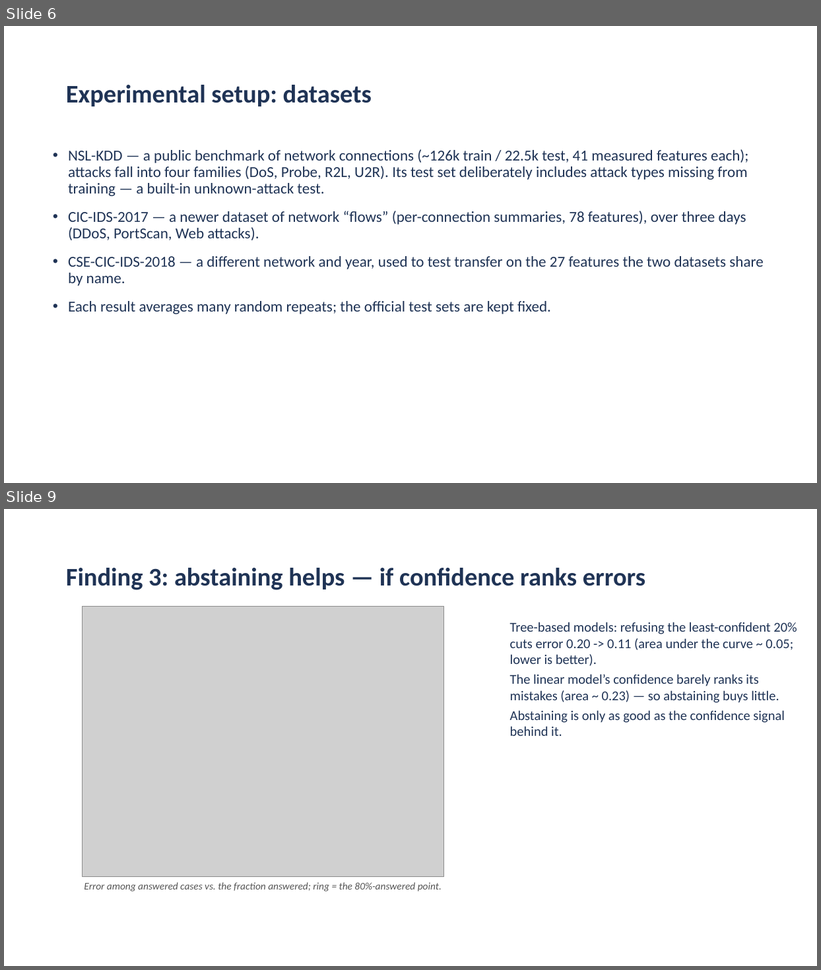
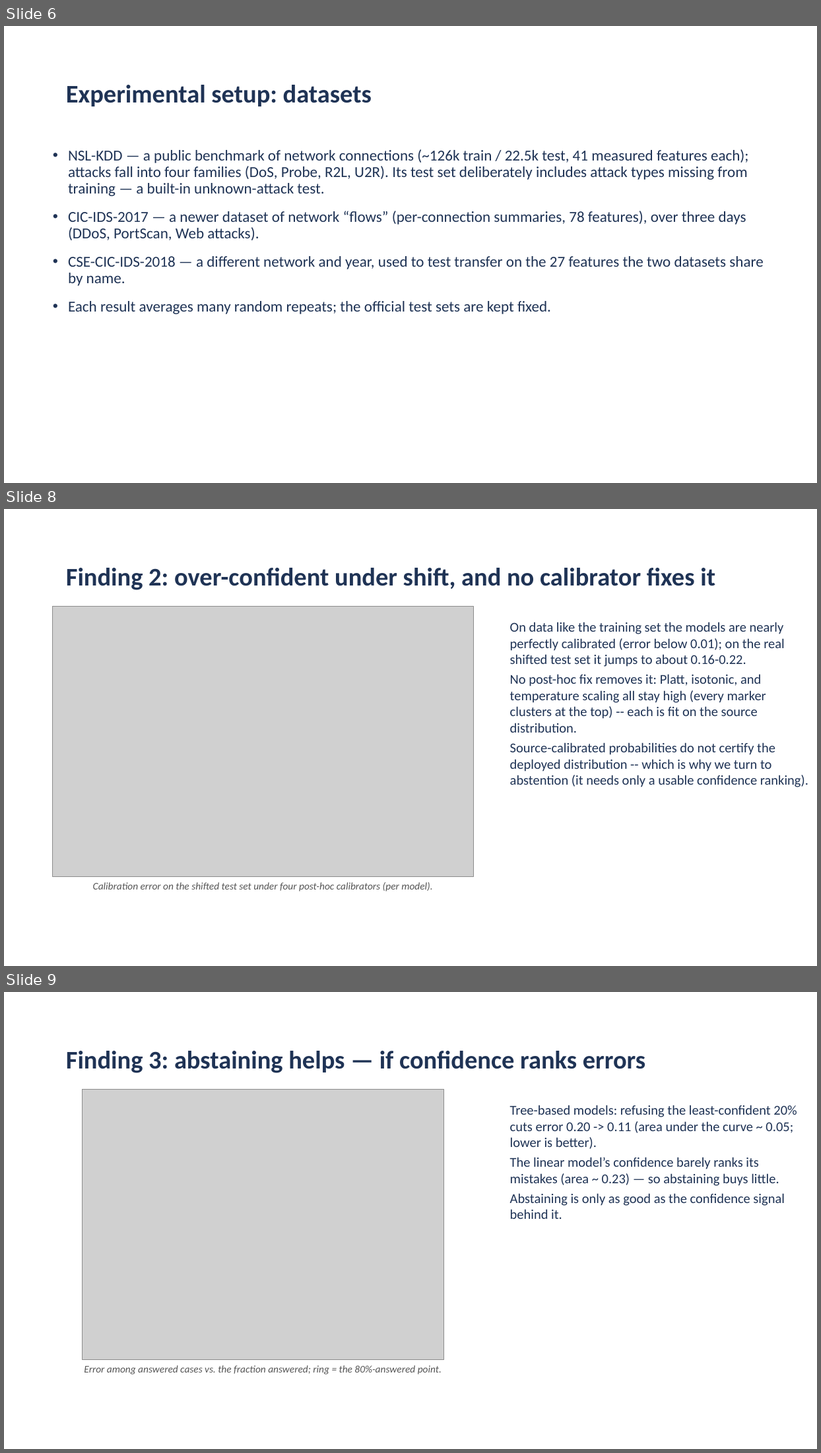
Before and after one commit to aiparallel0/chaoscrypt, a slide deck: papers/paper2-ids-selective/presentation.pptx. Shown one above the other, each under a label of ours: slides 6 and 9 before the commit, slides 6, 8 and 9 after it; the slides between them are not shown. The pictures are 821x970 and 821x1453 pixels, drawn with LibreOffice and Linux fonts; fonts in the diff are those of the drawing; grey boxes stand for pictures; background and template pictures are left out. Boxes give left, top, right and bottom in pixels: in the first picture for what was removed or moved away, otherwise in the second. Text is boxed around its words. In the diff, an @@ line names an element or a change of style, - is before the commit and + after.

```diff
--- a/papers/paper2-ids-selective/presentation.pptx
+++ b/papers/paper2-ids-selective/presentation.pptx
@@ slide 8 added at (4, 509, 817, 966), background picture (left out) @@
@@ title added at (66, 568, 715, 590), 30 pt, text #1F3355, bold @@
+Finding 2: over-confident under shift, and no calibrator fixes it
@@ picture added at (53, 607, 475, 877) @@
@@ text added at (510, 622, 809, 788), 16 pt, text #1F3355 @@
+On data like the training set the models are nearly perfectly calibrated (error below 0.01); on the real shifted test set it jumps to about 0.16-0.22.
+No post-hoc fix removes it: Platt, isotonic, and temperature scaling all stay high (every marker clusters at the top) -- each is fit on the source distribution.
+Source-calibrated probabilities do not certify the deployed distribution -- which is why we turn to abstention (it needs only a usable confidence ranking).
@@ text added at (93, 883, 432, 892), 12 pt, text #555555, italic @@
+Calibration error on the shifted test set under four post-hoc calibrators (per model).
```
Also in this commit, not shown: 4 slides changed, 3 other slides added, 3 slides removed, 26 other files.
